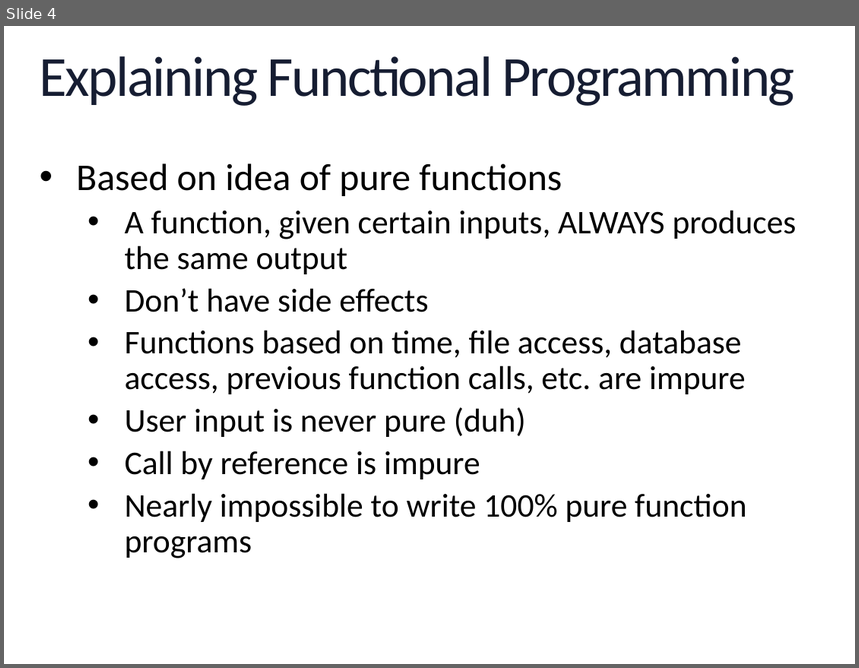
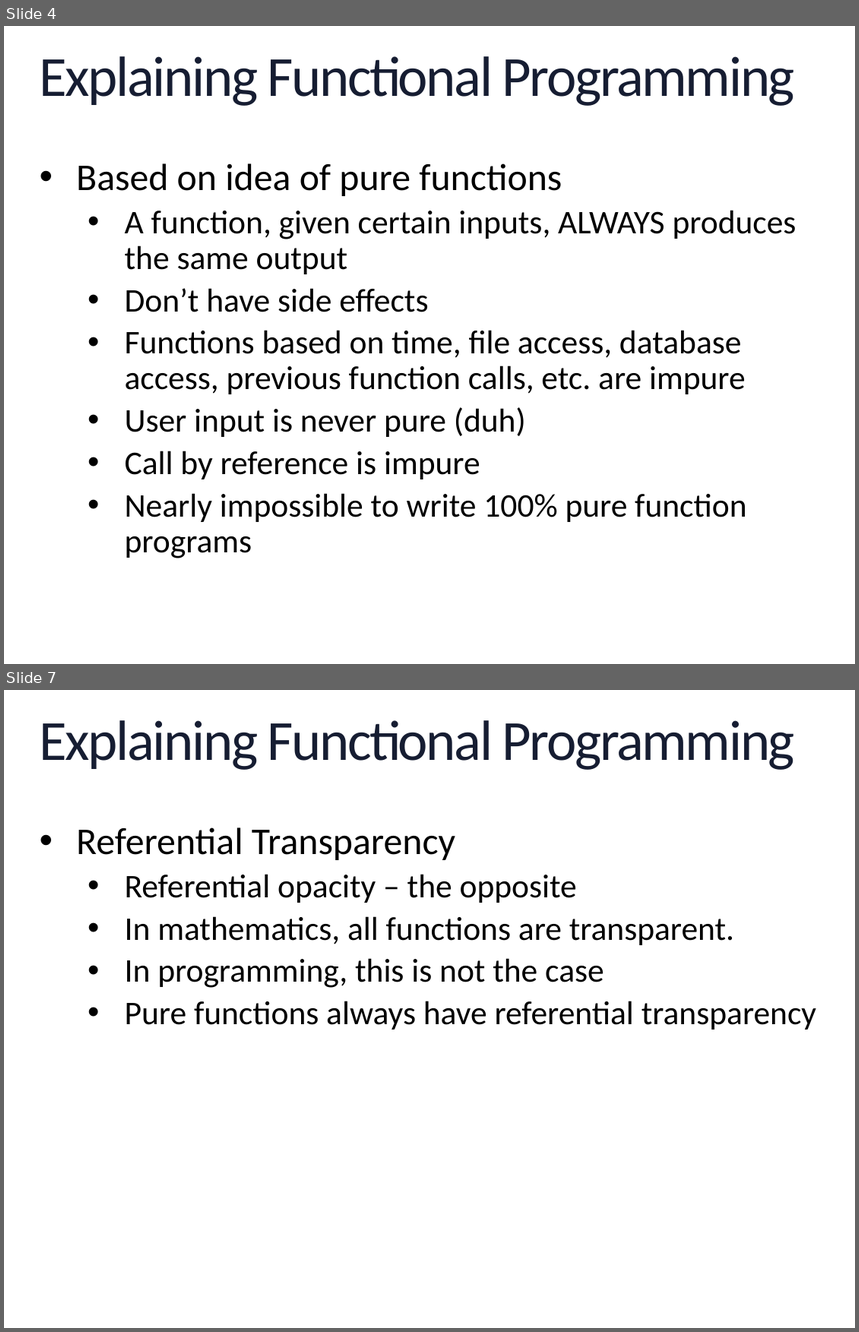
Before and after one commit to geekygirlsarah/talk-a_primer_on_functional_programming, a slide deck: A Primer on Functional Programming.pptx. Shown one above the other, each under a label of ours: slide 4 before the commit, slides 4 and 7 after it; the slides between them are not shown. The pictures are 859x668 and 859x1332 pixels, drawn with LibreOffice and Linux fonts; fonts in the diff are those of the drawing; background and template pictures are left out. Boxes give left, top, right and bottom in pixels: in the first picture for what was removed or moved away, otherwise in the second. Text is boxed around its words. In the diff, an @@ line names an element or a change of style, - is before the commit and + after.

```diff
--- a/A Primer on Functional Programming.pptx
+++ b/A Primer on Functional Programming.pptx
@@ slide 7 added at [4, 690, 855, 1328], background picture (left out); not listed: 1 template element that a slide beside it also shows @@
@@ title added at [40, 720, 795, 770], 48 pt, text gradient #2E59B0 to #161D32 to #000000 @@
+Explaining Functional Programming
@@ text added at [76, 828, 816, 1030], 28 pt, text #000000 @@
+• Referential Transparency
+  • Referential opacity – the opposite
+  • In mathematics, all functions are transparent.
+  • In programming, this is not the case
+  • Pure functions always have referential transparency
```
Also in this commit, not shown: 1 slide changed, 22 other slides added.
